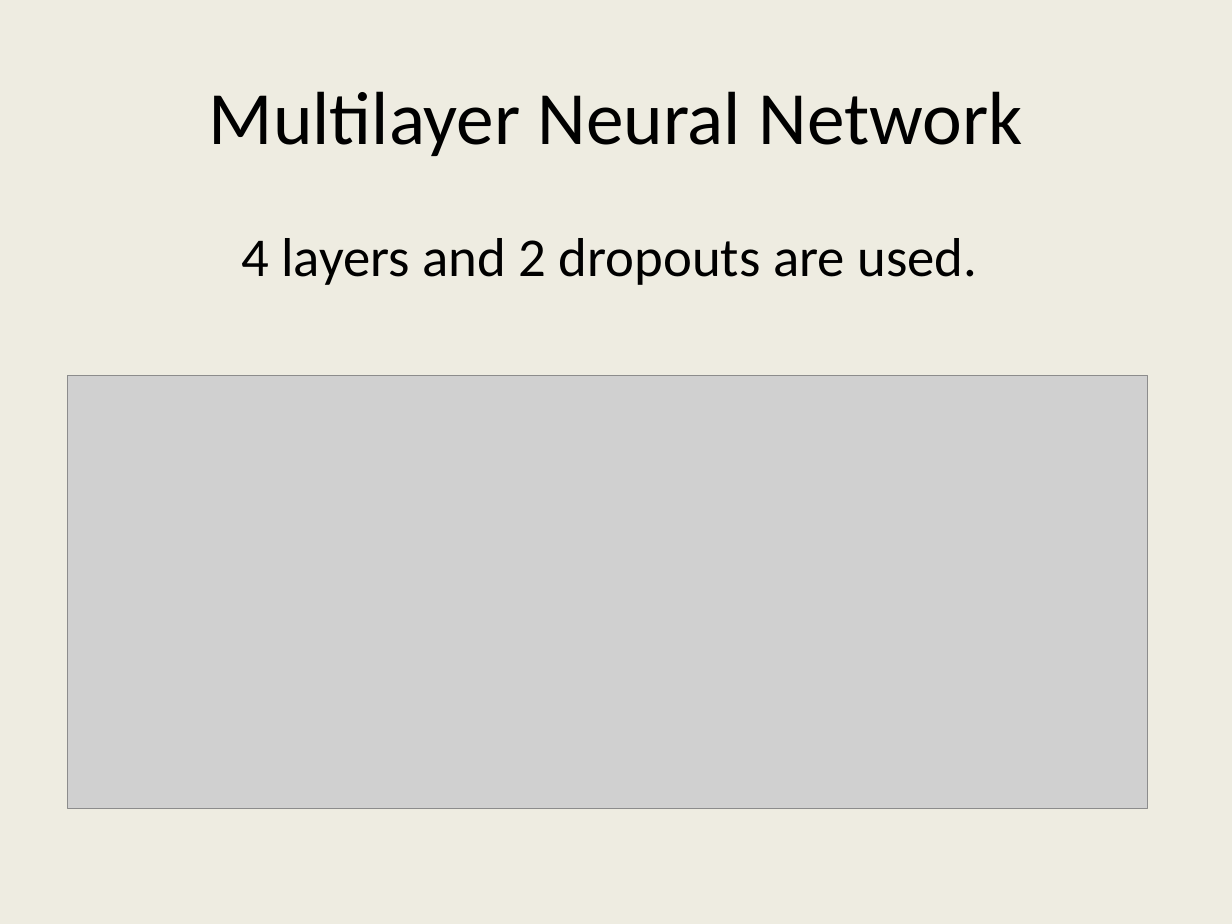
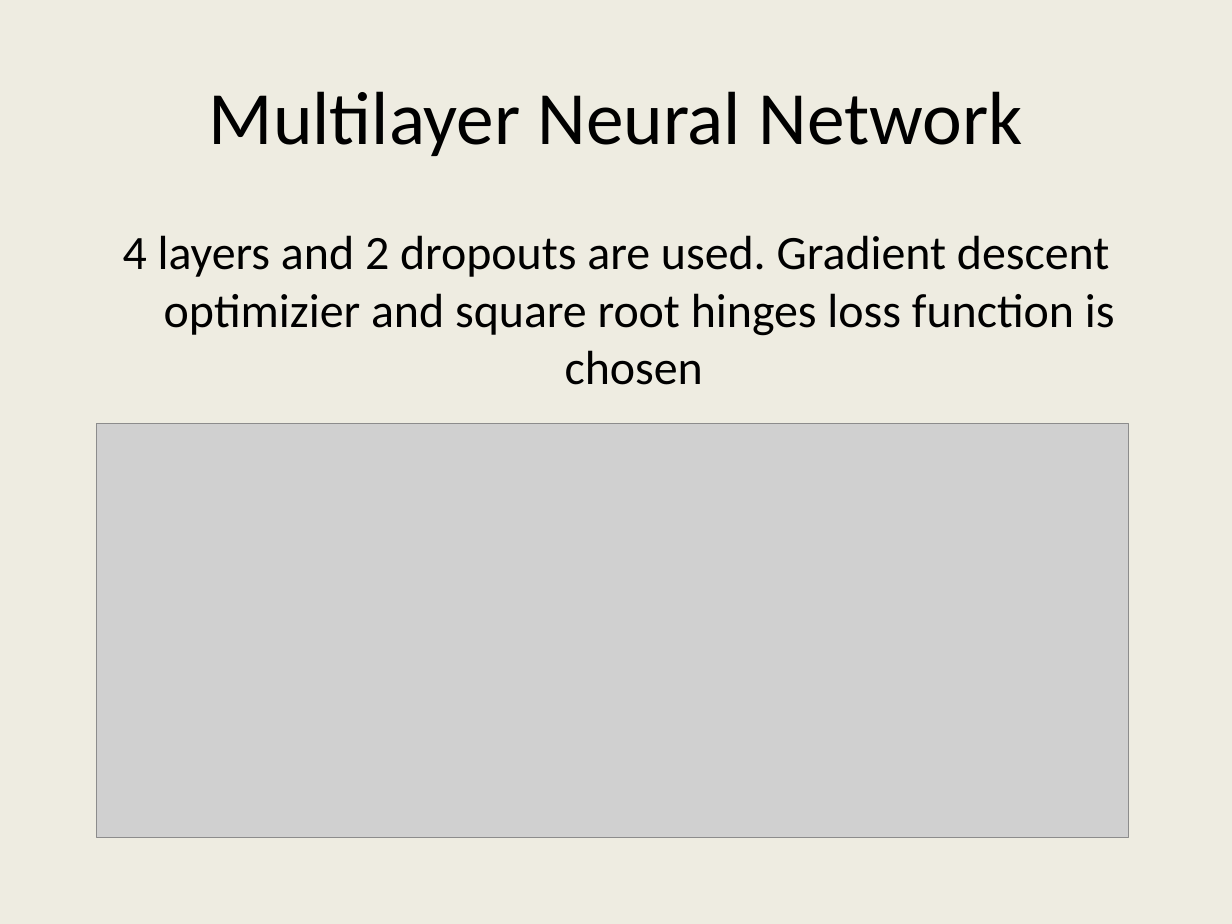
Before and after one commit to gungenibrahim/ee543-neural-network-and-deep-learning, a slide deck: slide 8 of ee543_sunum.pptx (slide 7 before the commit). Drawn at 1232x924 pixels with LibreOffice and Linux fonts; fonts in the diff are those of the drawing; grey boxes stand for pictures. Boxes give left, top, right and bottom in pixels: in the first picture for what was removed or moved away, otherwise in the second. Text is boxed around its words. In the diff, an @@ line names an element or a change of style, - is before the commit and + after.

```diff
--- a/ee543_sunum.pptx
+++ b/ee543_sunum.pptx
@@ text at (x1=123, y1=235, x2=1115, y2=385): text changed; size 32 to 28 pt @@
-4 layers and 2 dropouts are used.
+4 layers and 2 dropouts are used. Gradient descent optimizier and square root hinges loss function is chosen
@@ picture resized from (x1=68, y1=376, x2=1148, y2=809) to (x1=96, y1=424, x2=1129, y2=838) @@
```
Also in this commit, not shown: 1 other slide changed, 3 slides added.
